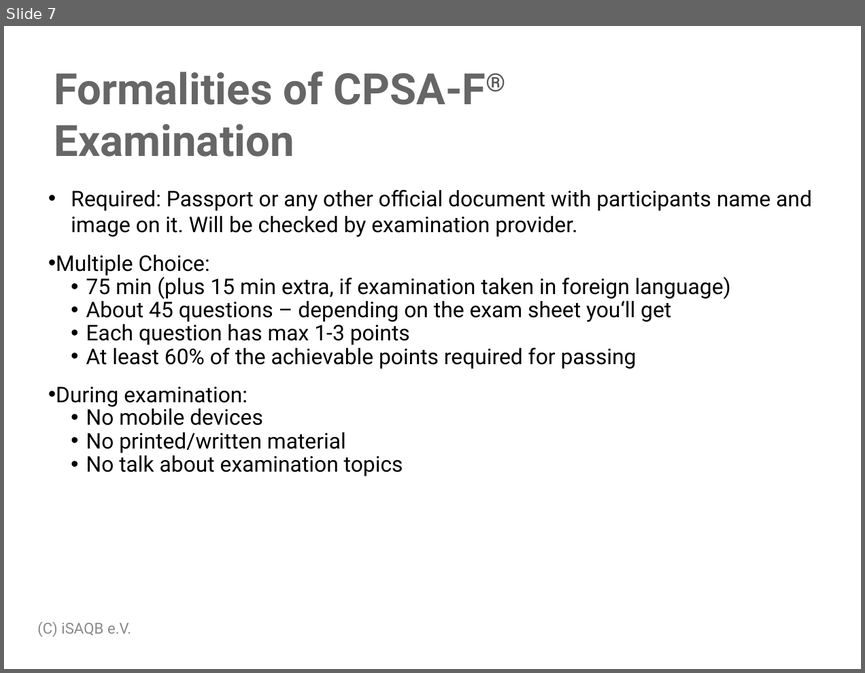
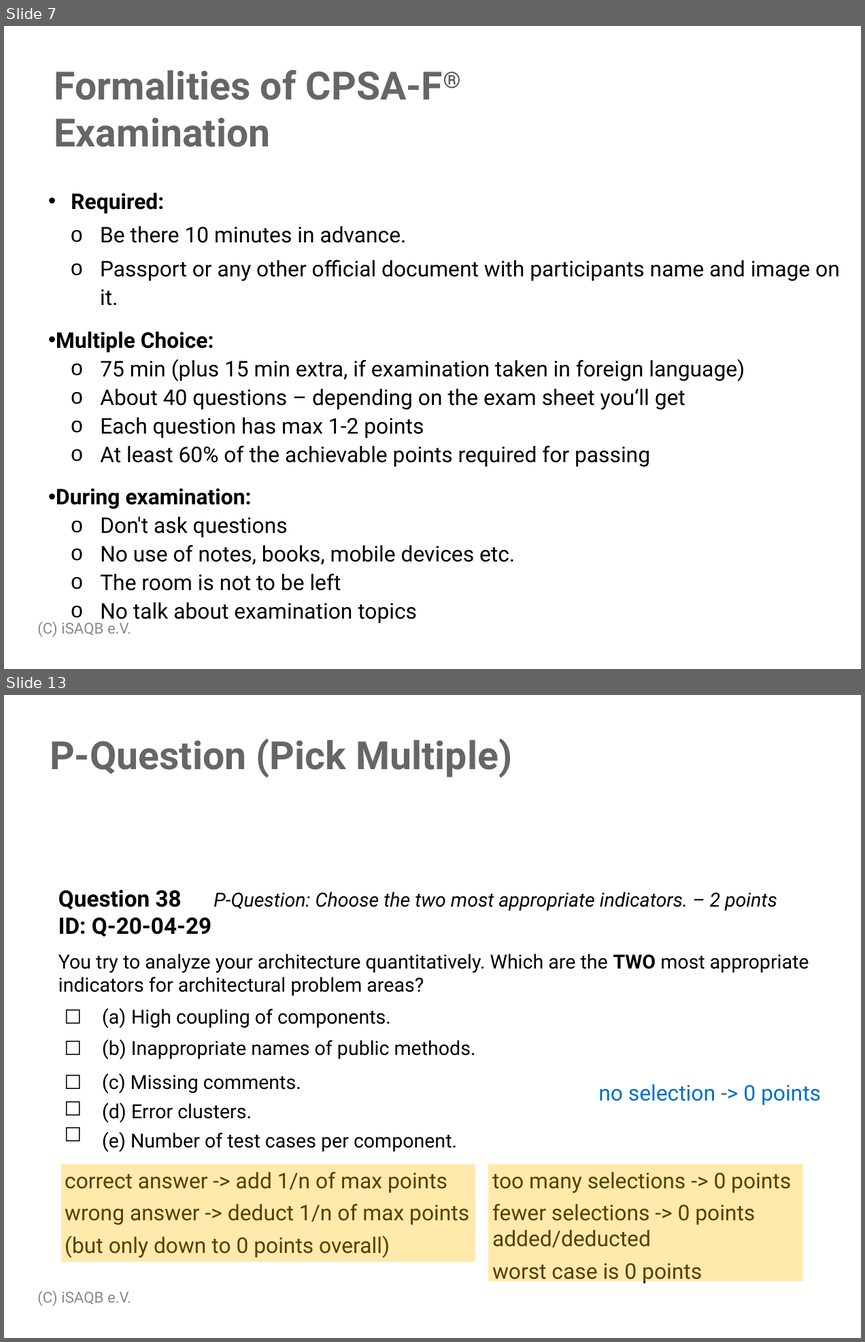
Before and after one commit to isaqb-org/examination-foundation, a slide deck: raw/examination_guide/Examination-Guide-EN.pptx. Shown one above the other, each under a label of ours: slide 7 before the commit, slides 7 and 13 after it; the slides between them are not shown. The pictures are 865x673 and 865x1342 pixels, drawn with LibreOffice and Linux fonts; fonts in the diff are those of the drawing; background and template pictures are left out. Boxes give left, top, right and bottom in pixels: in the first picture for what was removed or moved away, otherwise in the second. Text is boxed around its words. In the diff, an @@ line names an element or a change of style, - is before the commit and + after.

Commit message:
Update examination guide

```diff
--- a/raw/examination_guide/Examination-Guide-EN.pptx
+++ b/raw/examination_guide/Examination-Guide-EN.pptx
@@ slide 13 added at [4, 695, 861, 1338], background #FFFFFF @@
@@ text added at [50, 739, 512, 778], 36 pt, text #666666, bold @@
+P-Question (Pick Multiple)
@@ text added at [58, 889, 809, 996], 18 pt, text #000000 @@
+Question 38 P-Question: Choose the two most appropriate indicators. – 2 points
+ID: Q-20-04-29
+You try to analyze your architecture quantitatively. Which are the TWO most appropriate
+indicators for architectural problem areas?
@@ table added at [50, 1003, 694, 1157], 3 rows, 5 columns @@
+☐ | High coupling of components. |  |  | 
+☐ | (b) Inappropriate names of public methods. |  |  | 
+☐ / ☐ / ☐ | (c) Missing comments. / (d) Error clusters. / (e) Number of test cases per component. |  |  | 
@@ text added at [598, 1084, 821, 1105], 20 pt, text #0070C0 @@
+no selection -> 0 points
@@ rectangle added at [62, 1164, 475, 1262], fill #FFC000 at 33% opacity @@
@@ rectangle added at [488, 1164, 803, 1281], fill #FFC000 at 33% opacity @@
@@ text added at [65, 1172, 469, 1257], 20 pt, text #000000 @@
+correct answer -> add 1/n of max points
+wrong answer -> deduct 1/n of max points
+(but only down to 0 points overall)
@@ text added at [492, 1172, 791, 1284], 20 pt, text #000000 @@
+too many selections -> 0 points
+fewer selections -> 0 points added/deducted
+worst case is 0 points
@@ text added at [37, 1290, 131, 1306], 14 pt, text #898989 @@
+(C) iSAQB e.V.
@@ slide 7 changed as well @@
@@ title "Formalities of CPSA-F® Examination" at [54, 70, 443, 147]: size 40 to 36 pt @@
@@ text at [71, 193, 840, 305]: text changed @@
-• Required: Passport or any other official document with participants name and image on it. Will be checked by examination provider.
+• Required:
+  o Be there 10 minutes in advance.
+  o Passport or any other official document with participants name and image on it.
@@ text at [56, 331, 745, 624]: bold on in "Multiple Choice:", "During examination:"; line spacing 1 to 1.1; bullet • to o; line spacing 0.9 to 1.1 @@
@@ text at [100, 388, 685, 438]: text changed @@
-  • About 45 questions – depending on the exam sheet you‘ll get
-  • Each question has max 1-3 points
+  o About 40 questions – depending on the exam sheet you‘ll get
+  o Each question has max 1-2 points
@@ text at [100, 516, 515, 590]: text changed @@
-  • No mobile devices
-  • No printed/written material
+  o Don't ask questions
+  o No use of notes, books, mobile devices etc.
+  o The room is not to be left
```
Also in this commit, not shown: 8 other slides changed, 15 other slides added, 3 slides removed, 1 other file.
